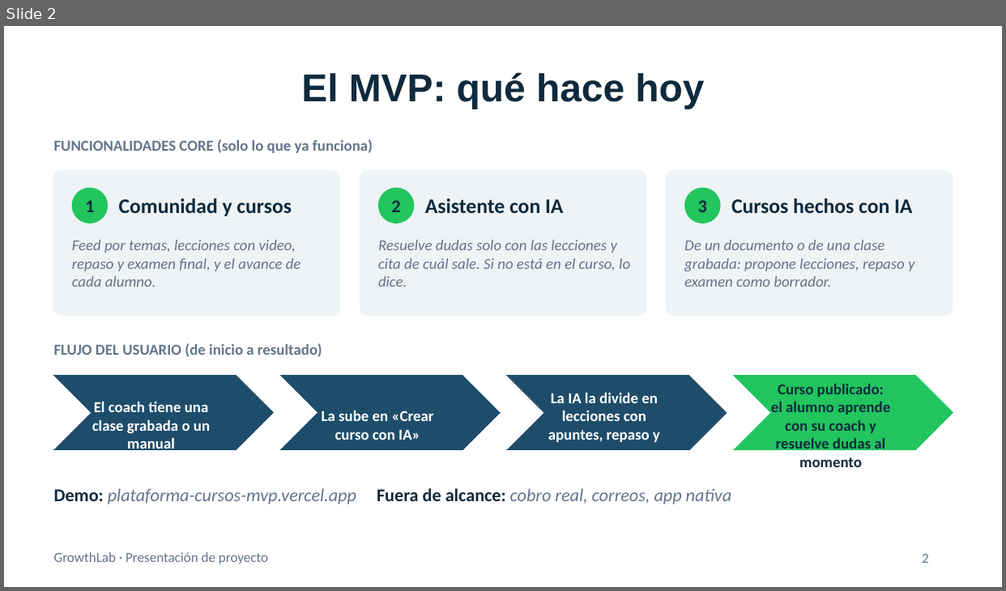
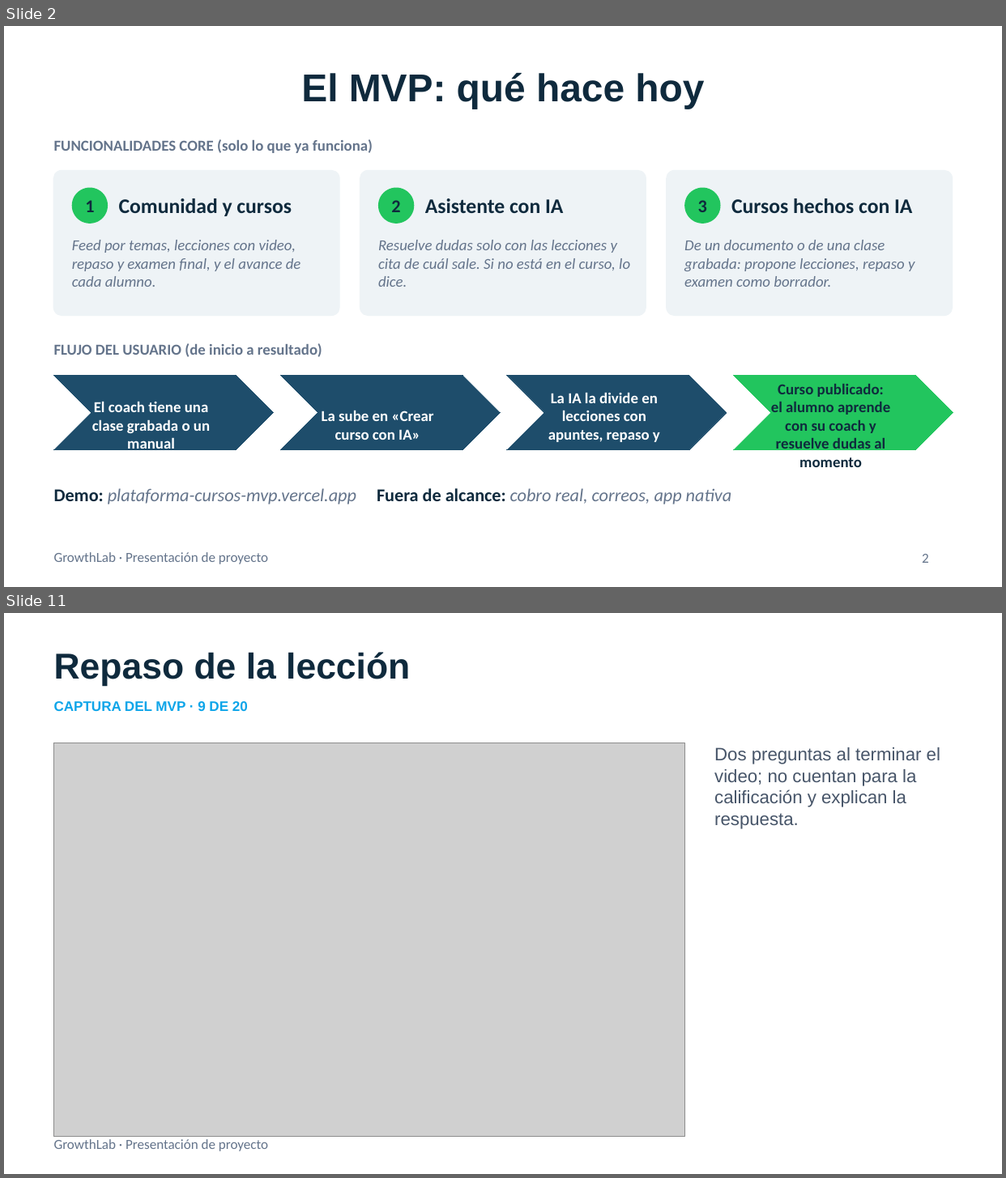
Before and after one commit to 3tted/plataforma-cursos-mvp, a slide deck: docs/Presentacion-GrowthLab-Merkatics.pptx. Shown one above the other, each under a label of ours: slide 2 before the commit, slides 2 and 11 after it; the slides between them are not shown. The pictures are 1006x591 and 1006x1178 pixels, drawn with LibreOffice and Linux fonts; fonts in the diff are those of the drawing; grey boxes stand for pictures. Boxes give left, top, right and bottom in pixels: in the first picture for what was removed or moved away, otherwise in the second. Text is boxed around its words. In the diff, an @@ line names an element or a change of style, - is before the commit and + after.

```diff
--- a/docs/Presentacion-GrowthLab-Merkatics.pptx
+++ b/docs/Presentacion-GrowthLab-Merkatics.pptx
@@ slide 11 added at <box>4,613,1002,1174</box>, background #FFFFFF; not listed: 1 template element that a slide beside it also shows @@
@@ text added at <box>54,652,410,686</box>, 26 pt, text #0F2A3D, bold @@
+Repaso de la lección
@@ text added at <box>54,701,248,711</box>, 10 pt, text #0EA5E9, bold @@
+CAPTURA DEL MVP · 9 DE 20
@@ picture added at <box>54,743,684,1137</box> @@
@@ text added at <box>714,747,940,829</box>, 13 pt, text #475569 @@
+Dos preguntas al terminar el video; no cuentan para la calificación y explican la respuesta.
```
Also in this commit, not shown: 1 slide changed, 19 other slides added.
